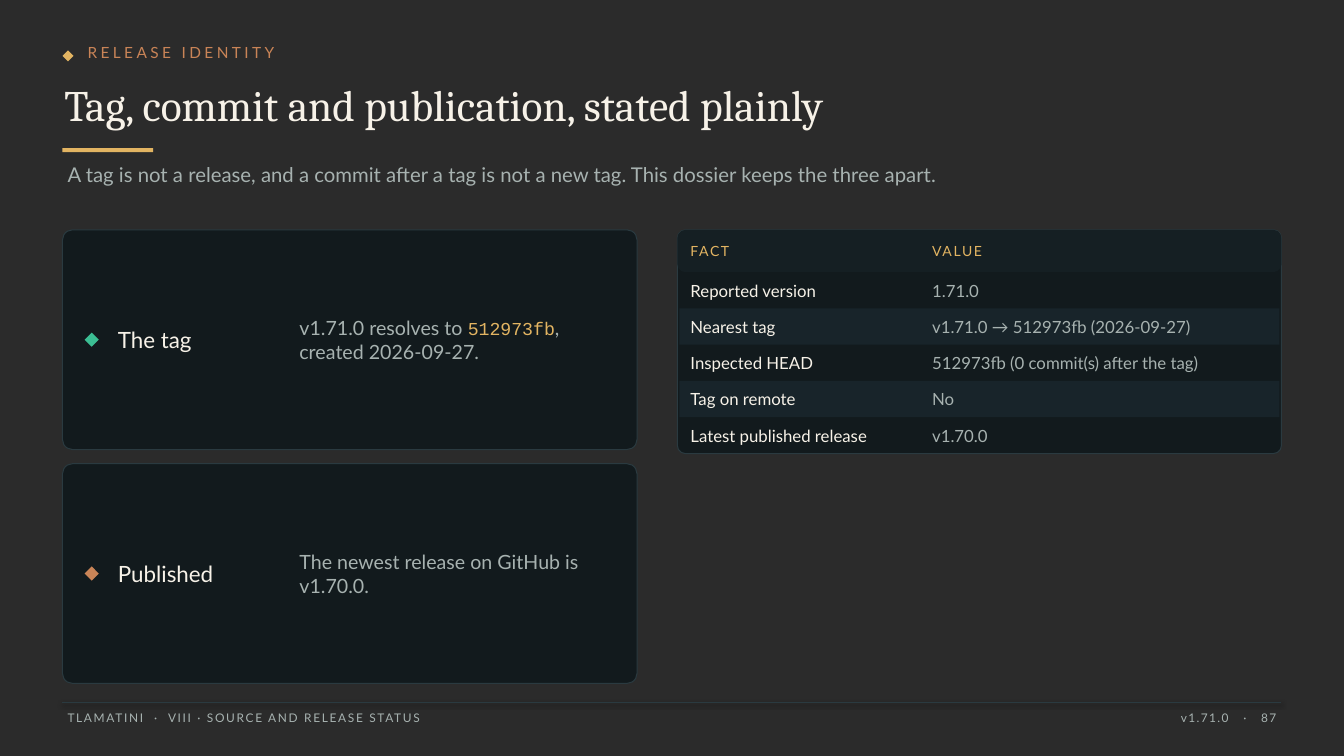
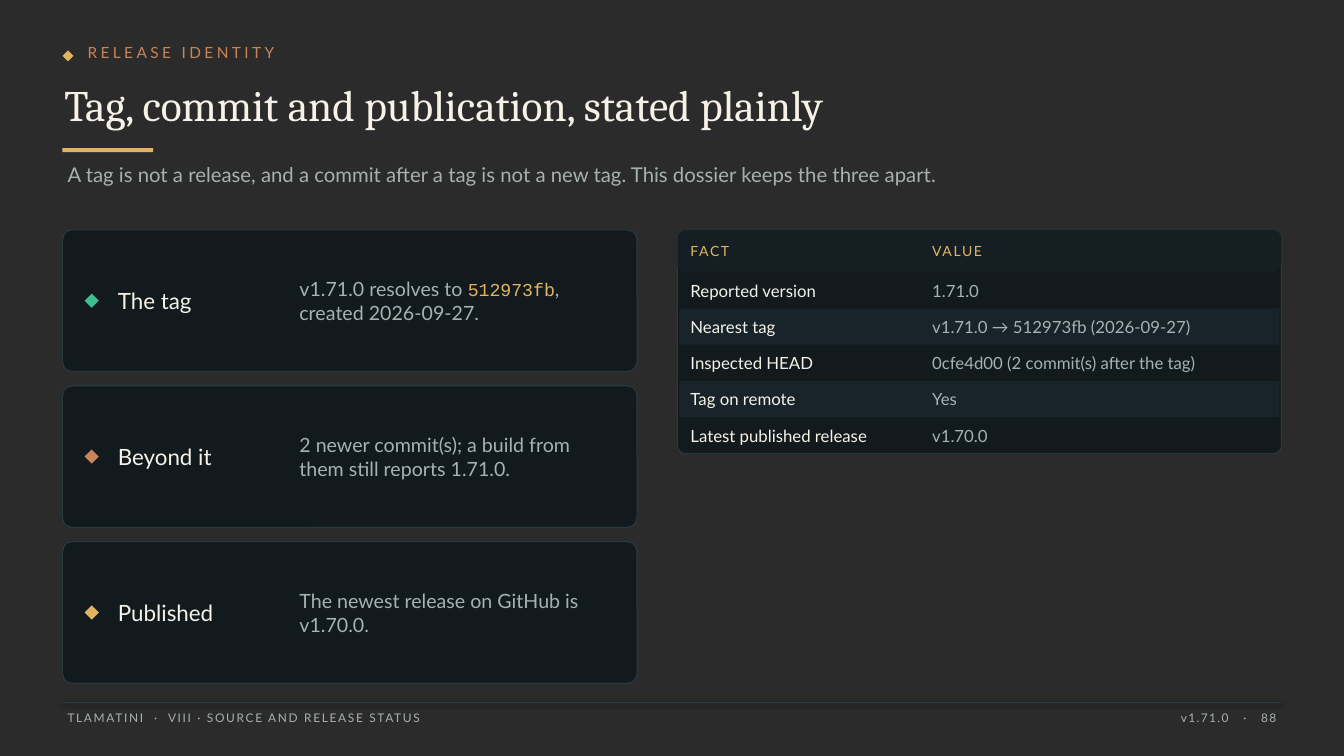
Before and after one commit to XAIHT/Tlamatini, a slide deck: slide 88 of Tlamatini_eXtended_Artificial_Intelligence_Humanly_Tempered.pptx (slide 87 before the commit). Drawn at 1344x756 pixels with LibreOffice and Linux fonts; fonts in the diff are those of the drawing; background and template pictures are left out; a plain dark background stands for a picture behind light text. Boxes give left, top, right and bottom in pixels: in the first picture for what was removed or moved away, otherwise in the second. Text is boxed around its words. In the diff, an @@ line names an element or a change of style, - is before the commit and + after.

```diff
--- a/Tlamatini_eXtended_Artificial_Intelligence_Humanly_Tempered.pptx
+++ b/Tlamatini_eXtended_Artificial_Intelligence_Humanly_Tempered.pptx
@@ rounded rectangle at (63,230,637,372): proportions changed @@
@@ rounded rectangle: place and size @@
-rounded rectangle at (63,230,637,450)
+rounded rectangle at (63,230,637,372)
@@ text "The tag": place and size @@
-text "The tag" at (118,331,192,352)
+text "The tag" at (118,292,192,313)
@@ text "v1.71.0 resolves to 512973fb, created ...": place and size @@
-text "v1.71.0 resolves to 512973fb, created ..." at (299,320,555,359)
+text "v1.71.0 resolves to 512973fb, created ..." at (299,281,555,320)
@@ diamond: place and size @@
-diamond at (85,333,99,347)
+diamond at (85,293,99,308)
@@ text at (932,356,1196,372): text changed @@
-512973fb (0 commit(s) after the tag)
+0cfe4d00 (2 commit(s) after the tag)
@@ rounded rectangle added at (63,386,637,528), fill #121A1D, outline #2A3A40 0.75 pt @@
@@ text at (932,393,957,405): text changed @@
-No
+Yes
@@ text added at (118,448,211,469), 16 pt, text #F7F2E8 @@
+Beyond it
@@ text added at (299,437,570,480), 14 pt, text #A7B2B0 @@
+2 newer commit(s); a build from them still reports 1.71.0.
@@ diamond: place and size @@
-diamond at (85,567,99,581)
+diamond at (85,450,99,464)
@@ rounded rectangle: place and size @@
-rounded rectangle at (63,464,637,684)
+rounded rectangle at (63,541,637,684)
@@ rounded rectangle at (63,541,637,684): proportions changed @@
@@ text "Published": place and size @@
-text "Published" at (118,565,213,582)
+text "Published" at (118,604,213,621)
@@ text "The newest release on GitHub ...": place and size @@
-text "The newest release on GitHub ..." at (299,554,578,593)
+text "The newest release on GitHub ..." at (299,593,578,632)
@@ diamond added at (85,606,99,620), fill #E2B462 @@
@@ text at (1181,713,1276,722): text changed @@
-v1.71.0 · 87
+v1.71.0 · 88
```
Also in this commit, not shown: 95 other slides changed, 1 slide added, 42 other files.
